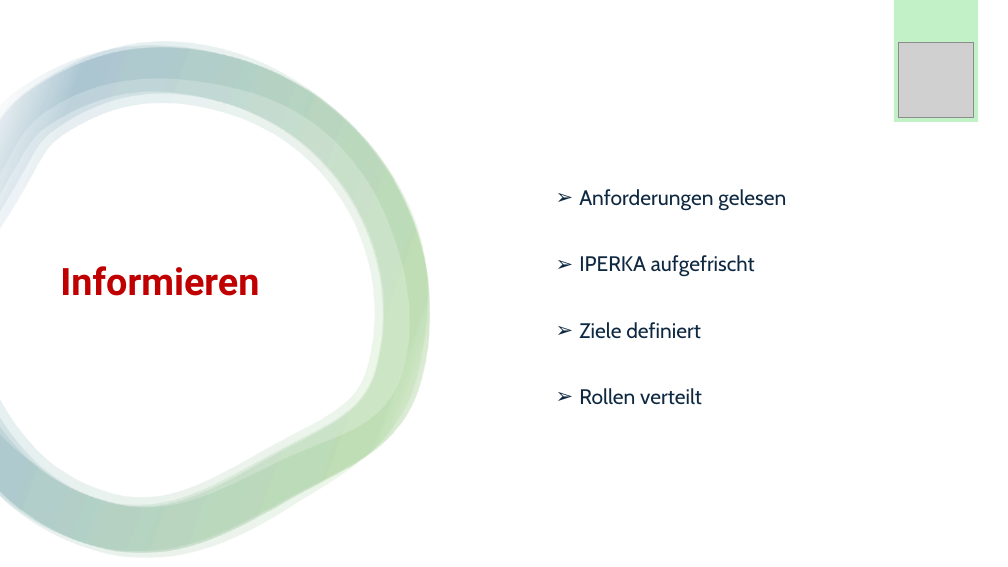
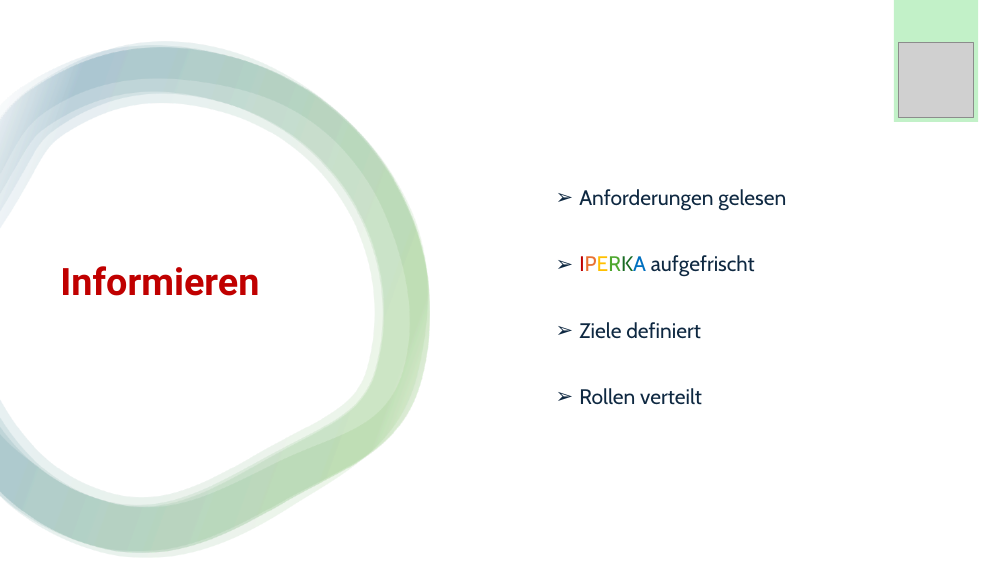
Before and after one commit to Emele-bzra/project-modul431, a slide deck: slide 2 of Material/präsentation_slarachare_games.pptx. Drawn at 1008x567 pixels with LibreOffice and Linux fonts; fonts in the diff are those of the drawing; grey boxes stand for pictures. Boxes give left, top, right and bottom in pixels: in the first picture for what was removed or moved away, otherwise in the second. Text is boxed around its words. In the diff, an @@ line names an element or a change of style, - is before the commit and + after.

Commit message:
neu

```diff
--- a/Material/präsentation_slarachare_games.pptx
+++ b/Material/präsentation_slarachare_games.pptx
@@ text at [579,255,755,277]: text colour #0E2841 to #C00000, text colour #0E2841 to #E97132, text colour #0E2841 to #FFC000, text colour #0E2841 to #4EA72E, text colour #0E2841 to #196B24, text colour #0E2841 to #0070C0 in "IPERKA" @@
```
